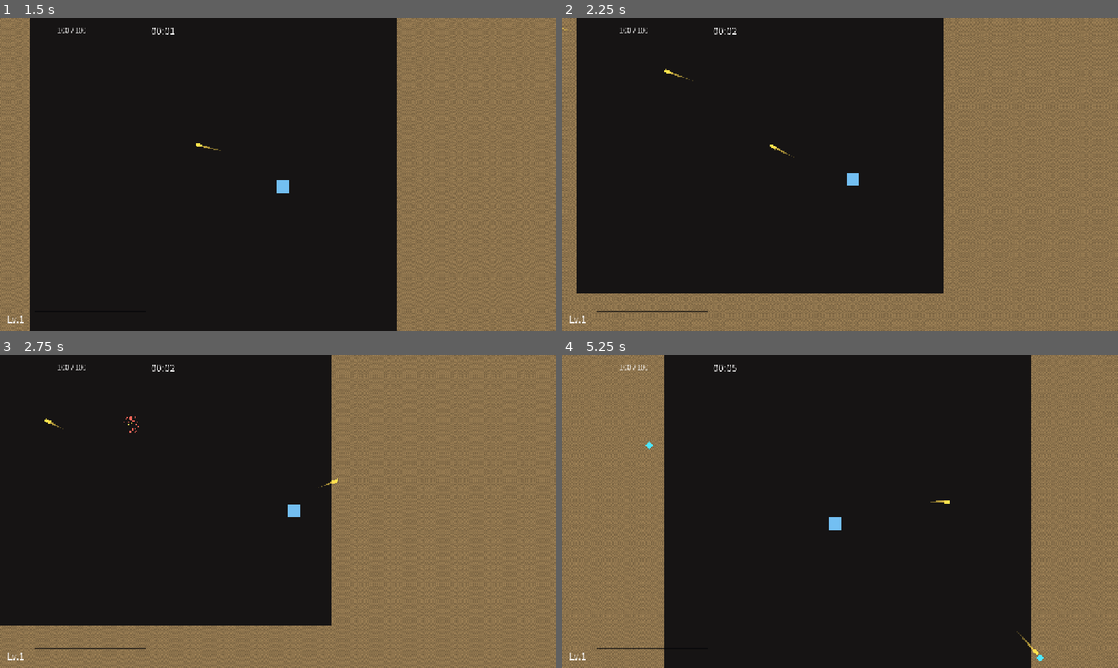
Above: before the commit, frames 1-4 (two rows, left to right).
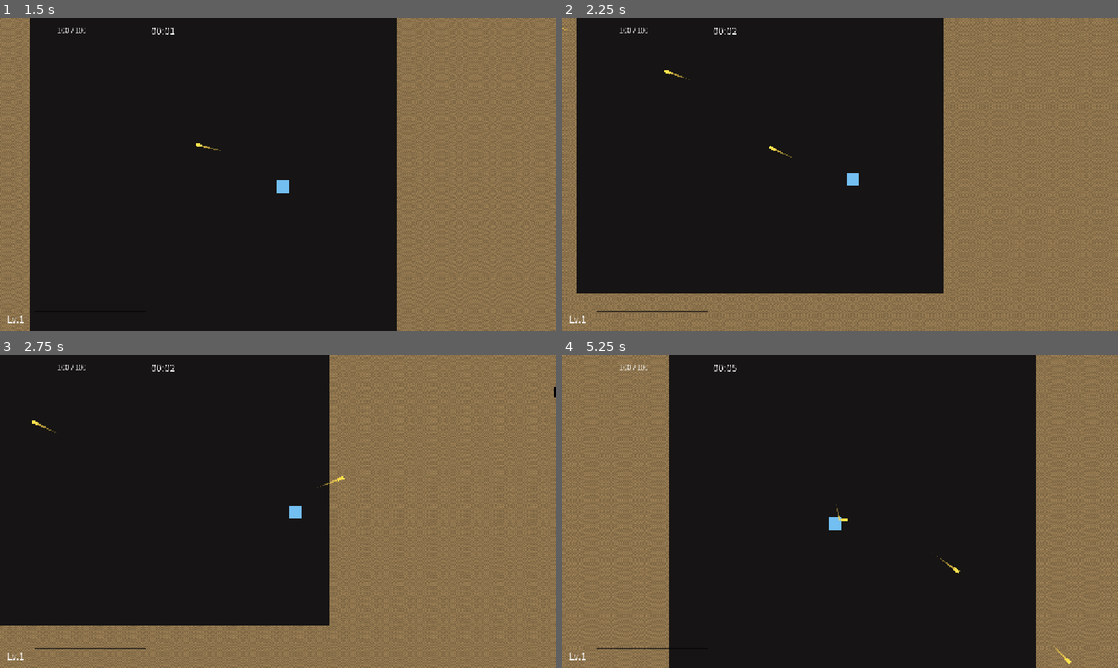
Above: after the commit, the same moments.

Repository: godlikeking/Wasteland-Overdrive
Game: Godot game, scene res://scenes/main.tscn
The game is run twice, just before and just after one commit, with the same random seed, the same clock (stepped at 60 frames per second) and the same inputs.
Inputs:
- Up to frame 1 (1.5 s): tap Enter at 0.5 s; hold D (move_right) 0.53-1.28 s; hold S (move_down) from 1.28 s (still down)
- Up to frame 2 (2.25 s): release S (move_down) at 2.03 s; hold D (move_right) from 2.03 s (still down)
- Up to frame 3 (2.75 s): keep holding D (move_right)
- Up to frame 4 (5.25 s): release D (move_right) at 2.78 s; hold W (move_up) 2.78-3.53 s; hold A (move_left) 3.53-5.03 s; hold S (move_down) from 5.03 s (still down)

Frame 1 is identical in both runs. In frame 2, less than 0.1% of the frame differs, in the area x 18-42%, y 16-45%; in frame 3, 8.5%, in the area x 0-100%, y 0-100%; in frame 4, 8.0%.

Commit message:
feat(enemies): NavigationAgent2D pathing around walls
Previously enemies chased via direct normalized vector, which means
they would clip and slide on obstacle tiles but couldn't route around
them — they'd get stuck in pockets behind walls.

Now each enemy carries a NavigationAgent2D. TileData already publishes
collision + navigation polygons to the World2D navmesh, so the agent
auto-routes. Behavior:
- Every 0.3s the target is re-pinned to the player's current position.
- _steer_dir() returns nav_agent.get_next_path_position() - self,
  normalized. Falls back to direct chase during a 0.4s warmup window
  so the first-frame navmesh sync doesn't freeze enemies in place.
- dasher still steers while dashing (it'll just run through small
  gaps faster); shooter uses steer for approach + retreat.
- No avoidance — it's a 60-enemy swarm, full avoidance would tank perf.

scenes/enemy.tscn: add NavigationAgent2D (path_desired_distance 8,
target_desired_distance 8, avoidance disabled).

Diff:
--- a/scenes/enemy.tscn
+++ b/scenes/enemy.tscn
@@ -1,9 +1,12 @@
-[gd_scene load_steps=4 format=3]
+[gd_scene load_steps=5 format=3]
 
 [ext_resource type="Script" path="res://scripts/enemy.gd" id="1_enemy"]
 [ext_resource type="Script" path="res://scripts/world/toxic_swamp.gd" id="2_swamp"]
 
 [sub_resource type="CircleShape2D" id="CircleShape2D_enemy"]
+radius = 12.0
+
+[sub_resource type="CircleShape2D" id="CircleShape2D_nav"]
 radius = 12.0
 
 [node name="Enemy" type="CharacterBody2D"]
@@ -16,6 +19,12 @@
 [node name="CollisionShape2D" type="CollisionShape2D" parent="."]
 shape = SubResource("CircleShape2D_enemy")
 
+[node name="NavigationAgent2D" type="NavigationAgent2D" parent="."]
+path_desired_distance = 8.0
+target_desired_distance = 8.0
+avoidance_enabled = false
+debug_enabled = false
+
 [node name="ToxicSwamp" type="Node" parent="."]
 script = ExtResource("2_swamp")
 body_path = NodePath("..")
--- a/scripts/enemy.gd
+++ b/scripts/enemy.gd
@@ -6,6 +6,7 @@
 @export var config: EnemyConfig
 
 @onready var sprite: Sprite2D = $Sprite2D
+@onready var nav_agent: NavigationAgent2D = $NavigationAgent2D
 
 var hp: float
 var _attack_timer: float = 0.0
@@ -13,6 +14,9 @@
 var _flash_tw: Tween
 var _last_hit_dir: Vector2 = Vector2.ZERO
 var swamp_slow: float = 1.0   # toxic swamp slow multiplier
+var _repath_accum: float = 0.0
+var _nav_warmup: float = 0.4
+const REPATH_INTERVAL: float = 0.3
 
 # Behavior runtime state
 var _dash_timer: float = 0.0
@@ -36,6 +40,10 @@
 	if config:
 		_dash_timer = randf_range(0.5, max(0.5, config.dash_interval))
 		_shoot_timer = randf_range(0.2, 1.0)
+	# Initial target. The first frame's nav path may be empty if the agent
+	# hasn't synced with the world navigation map yet; that's fine.
+	if nav_agent and _player and is_instance_valid(_player):
+		nav_agent.target_position = _player.global_position
 
 func _apply_visuals() -> void:
 	if config == null:
@@ -64,6 +72,8 @@
 		_player = get_tree().get_first_node_in_group("player")
 	if _player == null:
 		return
+	if _nav_warmup > 0.0:
+		_nav_warmup -= delta
 
 	if _attack_timer > 0.0:
 		_attack_timer -= delta
@@ -78,8 +88,9 @@
 		EnemyConfig.Behavior.ELITE:
 			_behavior_chaser(delta)  # elites just chase but are tanky
 
-func _behavior_chaser(_delta: float) -> void:
-	var dir: Vector2 = (_player.global_position - global_position).normalized()
+func _behavior_chaser(delta: float) -> void:
+	_maybe_repath(delta)
+	var dir: Vector2 = _steer_dir()
 	velocity = dir * _effective_speed()
 	move_and_slide()
 	_apply_contact_damage()
@@ -90,7 +101,9 @@
 		_dash_time_left -= delta
 		if _dash_time_left <= 0.0:
 			_dashing = false
-		var dir: Vector2 = (_player.global_position - global_position).normalized()
+		# Dash: still steer around walls, but the next path point.
+		_maybe_repath(delta)
+		var dir: Vector2 = _steer_dir()
 		velocity = dir * _effective_speed() * config.dash_speed_multiplier
 		move_and_slide()
 	elif _dash_timer <= 0.0:
@@ -99,21 +112,24 @@
 		_dash_timer = config.dash_interval
 		GameState.request_camera_shake.emit(1.5, 0.10)
 	else:
-		var dir: Vector2 = (_player.global_position - global_position).normalized()
+		_maybe_repath(delta)
+		var dir: Vector2 = _steer_dir()
 		velocity = dir * _effective_speed() * 0.35
 		move_and_slide()
 	_apply_contact_damage()
 
 func _behavior_shooter(delta: float) -> void:
-	# Keep preferred range: move toward or away to maintain shoot_range distance.
+	_maybe_repath(delta)
+	# Keep preferred range: steer toward or away to maintain shoot_range.
 	var to_player: Vector2 = _player.global_position - global_position
 	var dist: float = to_player.length()
 	var dir: Vector2 = to_player / max(0.001, dist)
+	var steer: Vector2 = _steer_dir()
 	var target_speed: float = _effective_speed()
 	if dist > config.shoot_range + 30.0:
-		velocity = dir * target_speed
+		velocity = steer * target_speed
 	elif dist < config.shoot_range - 30.0:
-		velocity = -dir * target_speed
+		velocity = -steer * target_speed
 	else:
 		# Strafe: small lateral motion so it doesn't feel static.
 		var perp: Vector2 = Vector2(-dir.y, dir.x)
@@ -189,3 +205,25 @@
 			gem.set_value(gem_xp)
 		get_tree().current_scene.add_child(gem)
 	queue_free()
+
+# --- Navigation ---
+
+func _maybe_repath(delta: float) -> void:
+	_repath_accum += delta
+	if _repath_accum < REPATH_INTERVAL:
+		return
+	_repath_accum = 0.0
+	if nav_agent == null or _player == null or not is_instance_valid(_player):
+		return
+	nav_agent.target_position = _player.global_position
+
+func _steer_dir() -> Vector2:
+	# During the warmup window (NavigationServer syncing TileMap polygons),
+	# fall back to direct chase so enemies don't freeze on spawn.
+	if _nav_warmup > 0.0 or nav_agent == null or _player == null or not is_instance_valid(_player):
+		return (_player.global_position - global_position).normalized()
+	var next: Vector2 = nav_agent.get_next_path_position()
+	var d: Vector2 = next - global_position
+	if d.length_squared() < 1.0:
+		return Vector2.ZERO
+	return d.normalized()
